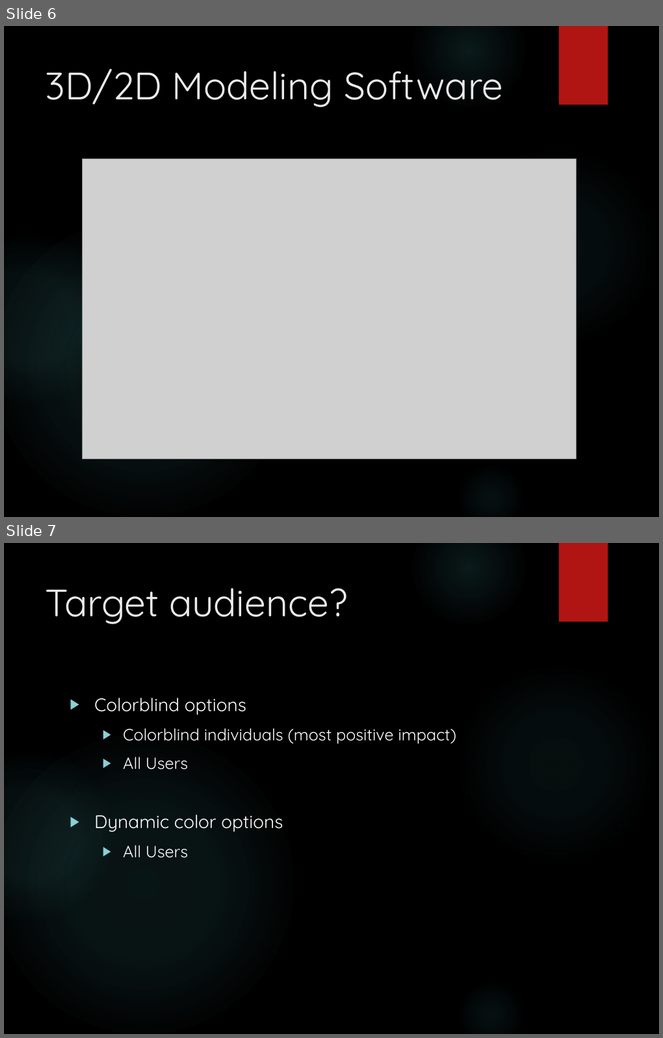
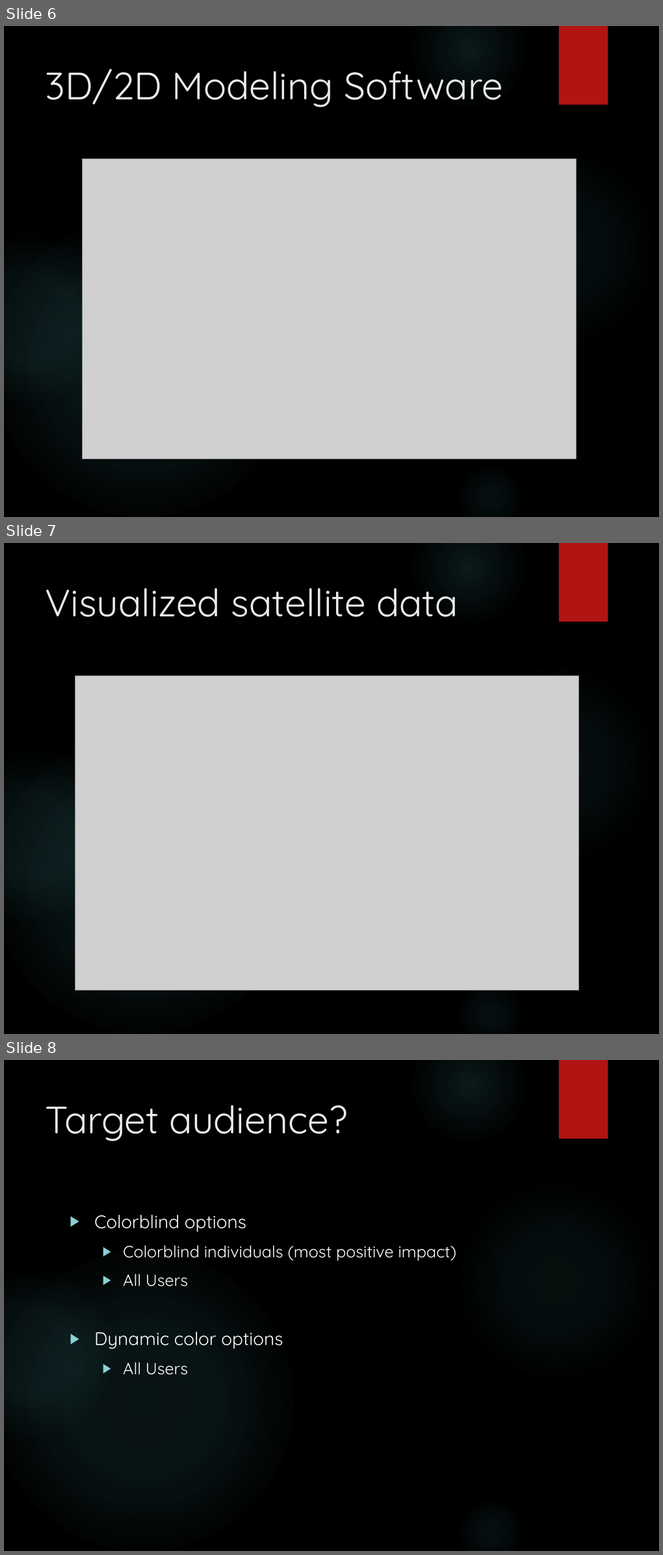
Before and after one commit to seancoogan/vtk_dynamic_color, a slide deck: MSIM741_slides_BARBACHEM_COOGAN.pptx. Shown one above the other, each under a label of ours: slides 6 and 7 before the commit, slides 6, 7 and 8 after it. The pictures are 663x1038 and 663x1555 pixels, drawn with LibreOffice and Linux fonts; fonts in the diff are those of the drawing; grey boxes stand for pictures; background and template pictures are left out. Boxes give left, top, right and bottom in pixels: in the first picture for what was removed or moved away, otherwise in the second. Text is boxed around its words. In the diff, an @@ line names an element or a change of style, - is before the commit and + after.

```diff
--- a/MSIM741_slides_BARBACHEM_COOGAN.pptx
+++ b/MSIM741_slides_BARBACHEM_COOGAN.pptx
@@ slide 7 added at (x1=4, y1=543, x2=659, y2=1034), background picture (left out); not listed: 6 template elements that a slide beside it also shows @@
@@ title added at (x1=45, y1=588, x2=458, y2=617), 42 pt, text #EBEBEB @@
+Visualized satellite data
@@ picture added at (x1=76, y1=676, x2=579, y2=991) @@
@@ what was slide 7 is now slide 8 @@
```
